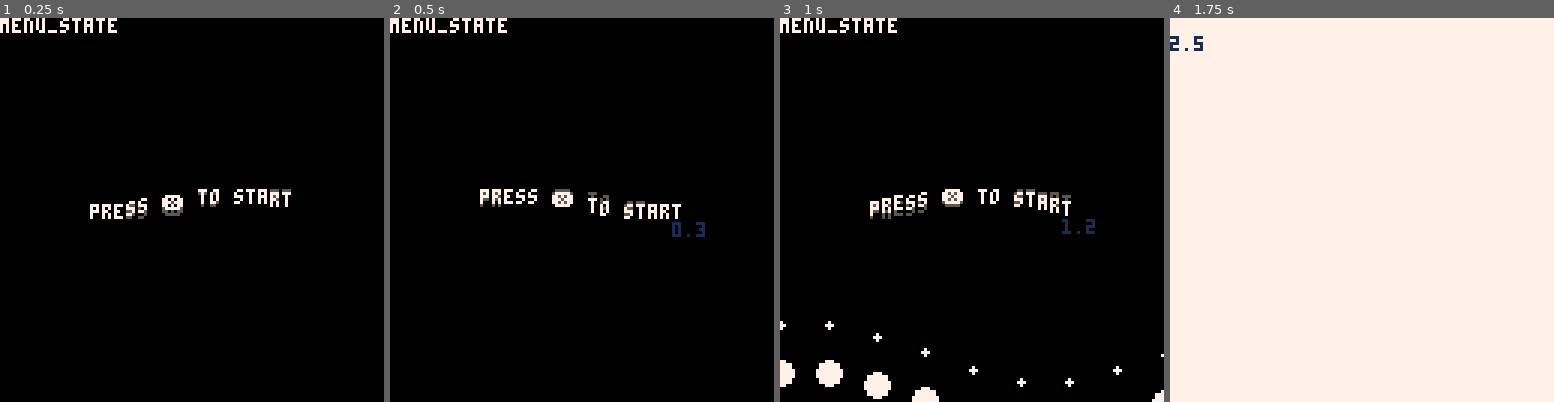
Above: before the commit, frames 1-4 (left to right).
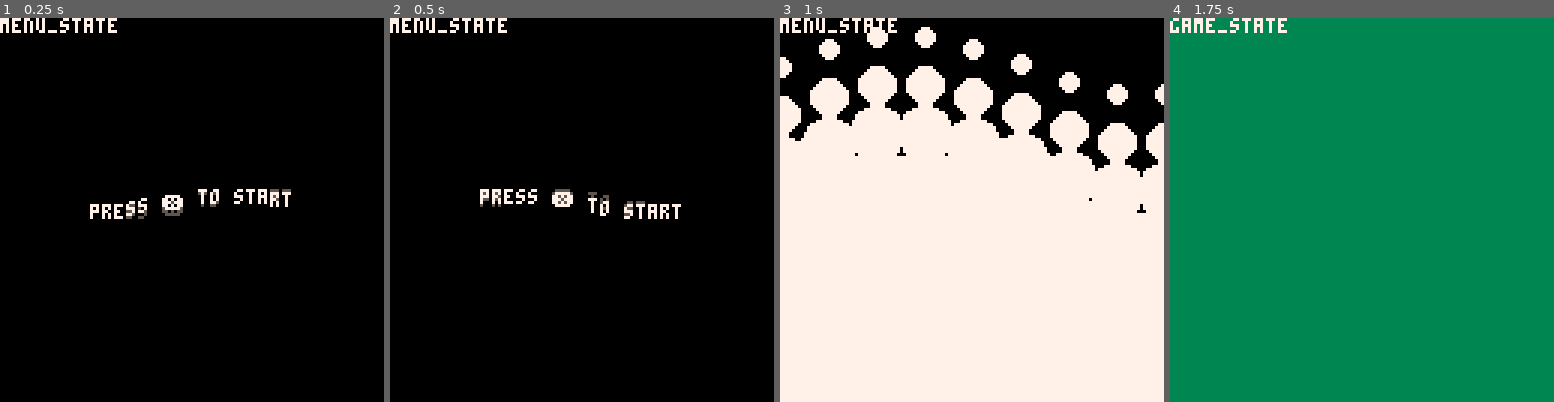
Above: after the commit, the same moments.

Repository: ekaktusz/ld53delivery
Game: PICO-8 cartridge delivery.p8
Two runs of this game, one before a commit and one after it. Both use one fixed random seed, a clock stepped at 60 frames per second and the inputs below.
Inputs:
- Up to frame 1 (0.25 s): no input
- Up to frame 2 (0.5 s): tap X (X key) at 0.33 s
- Up to frame 3 (1 s): no input
- Up to frame 4 (1.75 s): tap X (X key) at 1.07 s

Frame 1 is identical in both runs. In frame 2, 0.1% of the frame differs, in the area x 73-83%, y 53-58%; in frame 3, 76%; in frame 4, 99%, in the area x 0-100%, y 0-100%.

Commit message:
refactor transitions

Diff:
--- a/include/game_state.lua
+++ b/include/game_state.lua
@@ -4,7 +4,7 @@
     _update60 = game_state_update
     _draw = game_state_draw
 
-    game_state.open_transition = transition_new(0.03, "open")
+    game_state.open_transition = transition_new(0.05, "open")
     transition_start(game_state.open_transition)
 end
 
--- a/include/menu_state.lua
+++ b/include/menu_state.lua
@@ -6,7 +6,7 @@
 
     menu_state.wavy_f = 0
 
-    menu_state.close_tran = transition_new(0.03, "close")
+    menu_state.close_tran = transition_new(0.05, "close")
 end
 
 function menu_state_update()
--- a/include/transition.lua
+++ b/include/transition.lua
@@ -34,6 +34,52 @@
     end
 end
 
+local function draw_transition(t)
+    --cls()
+    --this crazy bit loops through
+    --limited background colors,
+    --and changes it when the
+    --screen is covered with white
+    -- local c = 12 + ((t-2.55)/4)%4
+    -- rectfill(0,0,128,128,c)
+    for i=0,8 do -- column loop
+        for j=0,8 do -- row loop
+            --x positions are snapped
+            --to 16px columns
+            local x = i*16
+
+            --this number sweeps back
+            --and forth from -1 to 1
+            local osc1 = sin(t+i*0.1)
+
+            --this number also sweeps
+            --back and forth, but at
+            --a different rate
+            local osc2 = sin(t/4+j*0.03)
+
+            --y positions are influenced
+            --by one of the sweepy
+            --numbers
+            local y = j*16 + osc1*10
+
+            --the circles' radii are
+            --influenced by the other
+            --sweepy number
+            circfill(x, y, osc2*17, 7)
+        end
+    end
+end
+
+local function draw_close_transition(t)
+    if (t > tran_duration) then t=tran_duration end
+    draw_transition(t)
+end
+
+local function draw_open_transition(t)
+    if (t >= tran_duration*2) then return end
+    draw_transition(t)
+end
+
 function transition_draw(tran)
     if not tran.started then
         return
@@ -45,55 +91,3 @@
         draw_open_transition(tran.t)
     end
 end
-
-function draw_close_transition(t)
-    if (t > tran_duration) then t=tran_duration end
-    draw_transition(t)
-end
-
-function draw_open_transition(t)
-    if (t >= tran_duration*2) then return end
-    draw_transition(t)
-end
-
-function draw_transition(t)
- --cls()
-
- --this crazy bit loops through
- --limited background colors,
- --and changes it when the
- --screen is covered with white
- -- local c = 12 + ((t-2.55)/4)%4
- -- rectfill(0,0,128,128,c)
-
- for i=0,8 do -- column loop
-  for j=0,8 do -- row loop
-    --x positions are snapped
-    --to 16px columns
-    local x = i*16
-
-    --this number sweeps back
-    --and forth from -1 to 1
-    local osc1 = sin(t+i*0.1)
-
-    --this number also sweeps
-    --back and forth, but at
-    --a different rate
-    local osc2 = sin(t/4+j*0.03)
-
-    --y positions are influenced
-    --by one of the sweepy
-    --numbers
-    local y = j*16 + osc1*10
-
-    --the circles' radii are
-    --influenced by the other
-    --sweepy number
-   circfill(x, y, osc2*17, 7)
-  end
- end
-
- color(1)
- print(t)
- color(7)
-end
